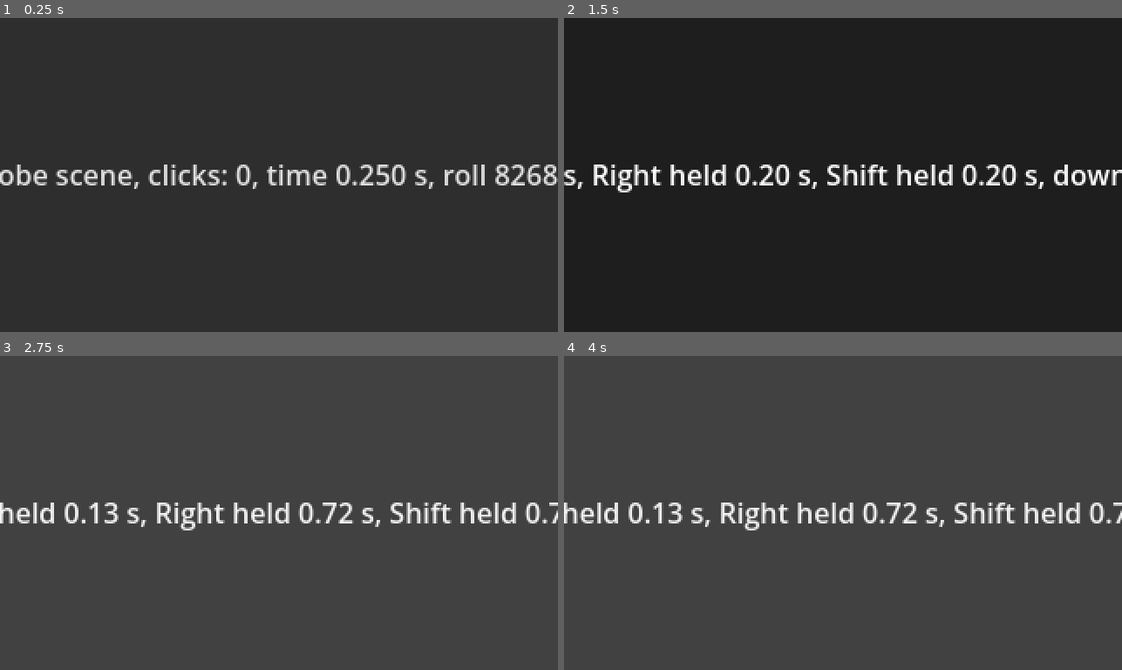
Above: before the commit, frames 1-4 (two rows, left to right).
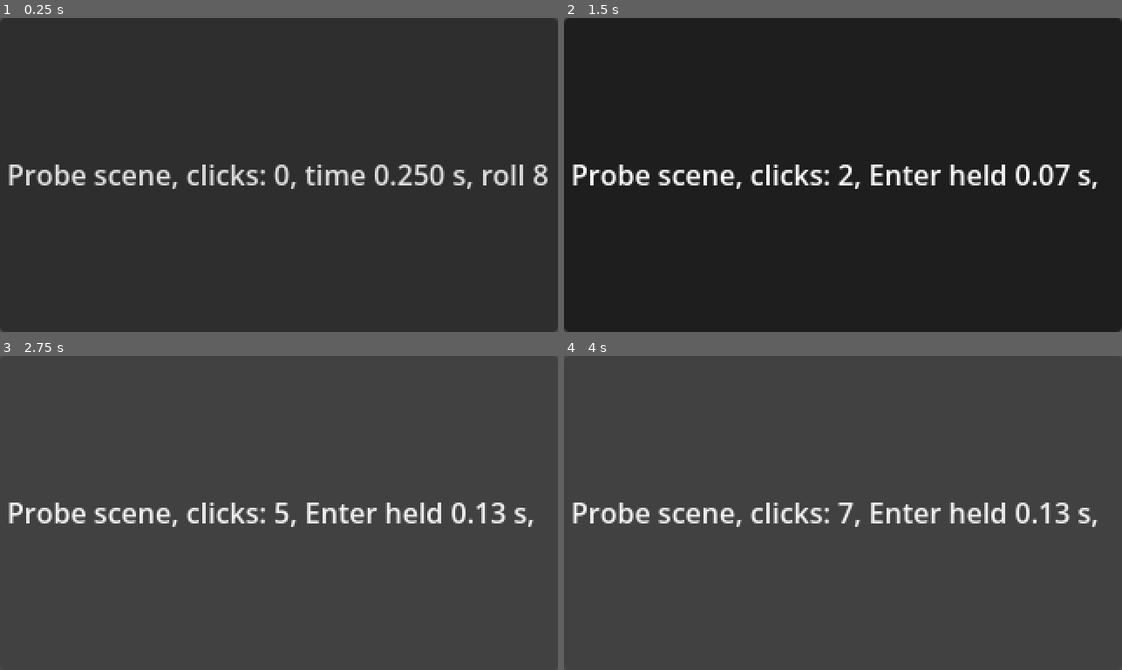
Above: after the commit, the same moments.

Repository: evalfoo/game-off-2026
Game: Godot game, scene res://tests/lib/probe.tscn
Two runs of this game, one before a commit and one after it. Both use one fixed random seed, a clock stepped at 60 frames per second and the inputs below. This scene is started directly instead of the project's main scene.
Inputs (mouse positions are in pixels of both pictures, inside the frame that each line leads up to):
- Up to frame 1 (0.25 s): no input
- Up to frame 2 (1.5 s): click "Probe scene, clicks: 0, time …" at 0.5 s; tap Enter (ui_accept) at 1.25 s; move the mouse to (965, 159) at 1.27 s; hold Right (ui_right) from 1.28 s (still down); hold Shift from 1.28 s (still down); click (965, 159) at 1.42 s
- Up to frame 3 (2.75 s): tap Enter (ui_accept) at 1.52 s; release Right (ui_right) at 2 s; release Shift at 2 s; click "Probe scene, clicks: 4, Enter…" at 2 s
- Up to frame 4 (4 s): click "Probe scene, clicks: 5, Enter…" at 2.75 s; click "Probe scene, clicks: 6, Enter…" at 3.5 s

The runs differ from the first frame. In frame 1, 3.9% of the frame differs, in the area x 0-100%, y 0-100%; in frame 2, 3.9%; in frame 3, 4.0%; in frame 4, 4.0%, in the area x 0-100%, y 46-56%.

Commit message:
chore: update the template to v0.2.0

Diff:
--- a/tests/lib/probe.gd
+++ b/tests/lib/probe.gd
@@ -2,6 +2,8 @@
 
 # The game MCP self-test's scene, so the test passes whatever the game does.
 # The whole window is one button, so a click lands whatever the window size.
+# It clips its text, so a view narrower than the text doesn't widen it past
+# the window's edges.
 # A press shows the count in the button's tooltip, which the driver's hover
 # reports for any scene. Reading current_scene in _ready() fails, as a SCRIPT
 # ERROR on turn 1, when the driver sets it too late, as for a prototype.
--- a/tests/lib/probe.tscn
+++ b/tests/lib/probe.tscn
@@ -8,4 +8,5 @@
 anchor_bottom = 1.0
 grow_horizontal = 2
 grow_vertical = 2
+clip_text = true
 script = ExtResource("1")
--- /dev/null
+++ b/tests/play_physics.gd
@@ -0,0 +1,152 @@
+extends "res://tests/lib/test.gd"
+
+# The play driver stops physics with time. Frames still run between turns,
+# with no time, and a physics step of no time can make touching rigid bodies'
+# positions NaN. Here a body pushes a box, in 2D and in 3D, when time stops.
+
+const Driver := preload("res://tools/play_driver.gd")
+
+func run() -> void:
+	var floor_2d := StaticBody2D.new()
+	floor_2d.position = Vector2(0, 100)
+	_add_shape(floor_2d, WorldBoundaryShape2D.new())
+	var pusher_2d := Pusher2D.new()
+	var box_2d := RigidBody2D.new()
+	for body: RigidBody2D in [pusher_2d, box_2d]:
+		var shape := RectangleShape2D.new()
+		shape.size = Vector2(20, 20)
+		_add_shape(body, shape)
+	pusher_2d.position = Vector2(0, 89)
+	box_2d.position = Vector2(25, 89)
+
+	var floor_3d := StaticBody3D.new()
+	_add_shape(floor_3d, WorldBoundaryShape3D.new())
+	var pusher_3d := Pusher3D.new()
+	var box_3d := RigidBody3D.new()
+	for body: RigidBody3D in [pusher_3d, box_3d]:
+		_add_shape(body, BoxShape3D.new())
+	pusher_3d.position = Vector3(0, 0.5, 0)
+	box_3d.position = Vector3(1.2, 0.5, 0)
+
+	var bodies: Array[Node] = [floor_2d, pusher_2d, box_2d, floor_3d, pusher_3d, box_3d]
+	for body in bodies:
+		root.add_child(body)
+	var physics_stop := Driver.PhysicsStop.new()   # as the driver adds it
+	root.add_child(physics_stop)
+	# A second of physics, at whatever tick rate the game sets.
+	await _physics_frames(Engine.physics_ticks_per_second)
+	check(box_2d.position.x > 100 and box_3d.position.x > 3, "the pushers push the boxes: %s, %s" % [box_2d.position, box_3d.position])
+
+	# The driver stops and starts time after a frame's physics, as here. In a
+	# frame's physics, its step's time is already fixed, and a step of no time
+	# with physics running is what made the NaN.
+	await frames(1)
+	Driver._set_time_running(false)
+	var before := _positions(bodies)
+	var steps := [pusher_2d.steps, pusher_3d.steps]
+	await _physics_frames(30)
+	var after := _positions(bodies)
+	check(after.all(func(position: Variant) -> bool: return position.is_finite()), "30 frames with time stopped leave every position finite: %s" % [after])
+	check(after == before, "nothing moves while time is stopped: %s -> %s" % [before, after])
+	check([pusher_2d.steps, pusher_3d.steps] == steps, "the 2D and 3D physics servers don't step while time is stopped")
+
+	# A change made while time is stopped, such as a key the agent pressed,
+	# applies on the first step once time runs.
+	pusher_2d.speed = 600.0
+	await frames(1)
+	Driver._set_time_running(true)
+	await physics_frame
+	check(pusher_2d.steps == steps[0] + 1 and pusher_2d.used_speed == 600.0, "the first physics frame with time running calls _integrate_forces() with the new speed")
+	await _physics_frames(9)
+	check(box_2d.position.x > before[2].x and box_3d.position.x > before[5].x, "the boxes move again once time runs: %s, %s" % [box_2d.position, box_3d.position])
+
+	# A pause menu: pausing the tree stops physics, and unpausing starts it.
+	# Time runs on a paused tree without moving a body. A pause menu that
+	# unpauses in its own _physics_process(), which runs before the step,
+	# doesn't start physics while time is stopped. The game here keeps its root
+	# processing while paused, which the driver's node mustn't inherit.
+	root.process_mode = Node.PROCESS_MODE_ALWAYS
+	await frames(1)
+	paused = true
+	before = _positions(bodies)
+	Driver._set_time_running(false)
+	await frames(1)
+	Driver._set_time_running(true)
+	await _physics_frames(30)
+	check(_positions(bodies) == before, "nothing moves while the tree is paused, though time runs: %s -> %s" % [before, _positions(bodies)])
+	await frames(1)
+	Driver._set_time_running(false)
+	var menu := PauseMenu.new()
+	root.add_child(menu)
+	await _physics_frames(30)
+	after = _positions(bodies)
+	check(not paused and after.all(func(position: Variant) -> bool: return position.is_finite()) and after == before, "a menu unpausing the tree while time is stopped steps nothing and leaves every position finite: %s -> %s" % [before, after])
+	await frames(1)
+	Driver._set_time_running(true)
+	await _physics_frames(10)
+	check(box_2d.position.x > before[2].x and box_3d.position.x > before[5].x, "the boxes move once time runs on the unpaused tree: %s, %s" % [box_2d.position, box_3d.position])
+
+	for body in bodies:
+		body.free()
+	menu.free()
+	root.process_mode = Node.PROCESS_MODE_PAUSABLE
+
+	# The game's own stop of time within a wait. Once it starts time again, a
+	# body moves on. Its body touches nothing: the game's own steps of no time
+	# can still make NaN.
+	var ball := RigidBody2D.new()
+	ball.gravity_scale = 0.0
+	ball.linear_velocity = Vector2(100, 0)
+	_add_shape(ball, CircleShape2D.new())
+	root.add_child(ball)
+	await _physics_frames(10)
+	Engine.time_scale = 0.0
+	await _physics_frames(5)
+	Engine.time_scale = 1.0
+	await _physics_frames(1)
+	var x := ball.position.x
+	await _physics_frames(10)
+	check(ball.position.x > x, "a body moves again once the game's own stop of time ends: %s -> %s" % [x, ball.position.x])
+	ball.free()
+	physics_stop.free()
+
+func _physics_frames(count: int) -> void:
+	for i in count:
+		await physics_frame
+
+func _add_shape(body: Node, shape: Resource) -> void:
+	var collision: Node = CollisionShape2D.new() if shape is Shape2D else CollisionShape3D.new()
+	collision.shape = shape
+	body.add_child(collision)
+
+func _positions(bodies: Array[Node]) -> Array:
+	return bodies.map(func(body: Node) -> Variant: return body.position)
+
+# Keeps moving right whatever it hits, as a player's body would, and counts
+# the physics steps that called it.
+class Pusher2D extends RigidBody2D:
+	var steps := 0
+	var speed := 300.0
+	var used_speed := 0.0
+
+	func _integrate_forces(state: PhysicsDirectBodyState2D) -> void:
+		steps += 1
+		used_speed = speed
+		state.linear_velocity = Vector2(speed, 0)
+
+class Pusher3D extends RigidBody3D:
+	var steps := 0
+
+	func _integrate_forces(state: PhysicsDirectBodyState3D) -> void:
+		steps += 1
+		state.linear_velocity = Vector3(10, 0, 0)
+
+# Unpauses the tree in its first physics frame, as a Resume key handled there
+# would.
+class PauseMenu extends Node:
+	func _init() -> void:
+		process_mode = PROCESS_MODE_ALWAYS
+
+	func _physics_process(_delta: float) -> void:
+		if get_tree().paused:
+			get_tree().paused = false
--- a/tools/play_driver.gd
+++ b/tools/play_driver.gd
@@ -225,6 +225,7 @@
 		game = current_scene
 	if options.scene.is_empty():
 		_load_hooks()
+	root.add_child(PhysicsStop.new())
 	for frame in 3:
 		await process_frame
 	print("PLAY START in ", out)
@@ -236,14 +237,14 @@
 		return
 	finished = true
 	_release()
-	Engine.time_scale = 1.0
+	_set_time_running(true)
 	quit(code)
 
 # One turn: stop time, write what the screen shows, wait for the agent's action
 # and apply it, then run time for its wait.
 func _turn() -> void:
 	turn += 1
-	Engine.time_scale = 0.0
+	_set_time_running(false)
 	await RenderingServer.frame_post_draw
 	if finished:
 		return
@@ -680,10 +681,38 @@
 # time stopped here still lets this frame run.
 func _run_time(seconds: float) -> void:
 	var end := game_time + seconds - 0.000001   # leaves out float rounding
-	Engine.time_scale = 1.0
+	_set_time_running(true)
 	while game_time < end and not finished:
 		await process_frame
-	Engine.time_scale = 0.0
+	_set_time_running(false)
+
+# Starts or stops game time, and the 2D and 3D physics servers with it. Frames
+# still run while time is stopped, and a physics step of no time can make
+# touching rigid bodies' positions NaN. Call it outside a frame's physics,
+# whose step already has its time; then it takes effect from the next frame.
+# Physics starts unless the tree is paused, which stops it too. Otherwise it
+# starts whether or not the game had stopped it: Godot can't tell.
+static func _set_time_running(running: bool) -> void:
+	Engine.time_scale = 1.0 if running else 0.0
+	PhysicsStop.time_stopped = not running
+	var on := running and not (Engine.get_main_loop() as SceneTree).paused
+	PhysicsServer2D.set_active(on)
+	PhysicsServer3D.set_active(on)
+
+# Unpausing the tree turns physics on at once, even while the driver has time
+# stopped, such as when the game's Resume key runs during a turn. This node,
+# which the tree pauses whatever the game sets on the root, turns it off again
+# before any step.
+class PhysicsStop extends Node:
+	static var time_stopped := false
+
+	func _init() -> void:
+		process_mode = PROCESS_MODE_PAUSABLE
+
+	func _notification(what: int) -> void:
+		if what == NOTIFICATION_UNPAUSED and time_stopped:
+			PhysicsServer2D.set_active(false)
+			PhysicsServer3D.set_active(false)
 
 # The text of the tooltip popup on screen, or "".
 func _tooltip(node: Node) -> String:
Not shown, added: tests/play_physics.gd.uid
Not shown, changed: docs/implementation.md
Not shown, changed: tools/clips/record.sh
Not shown, changed: tools/update.sh
